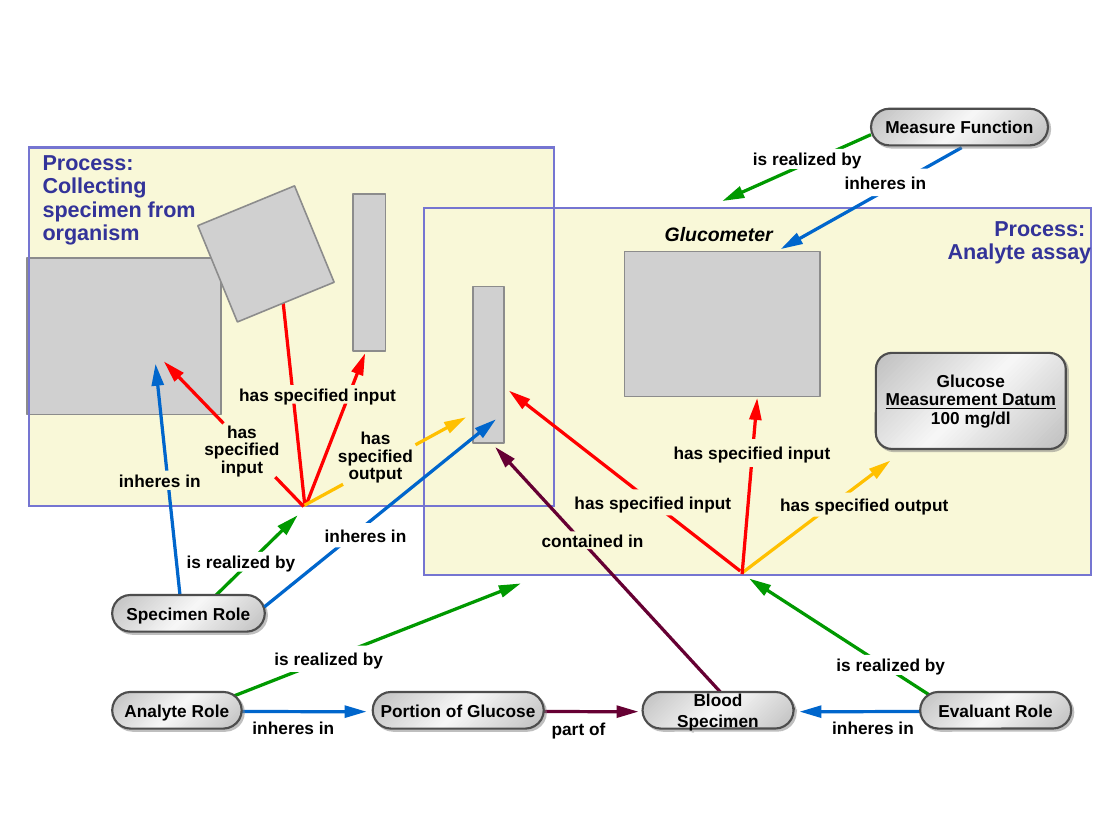
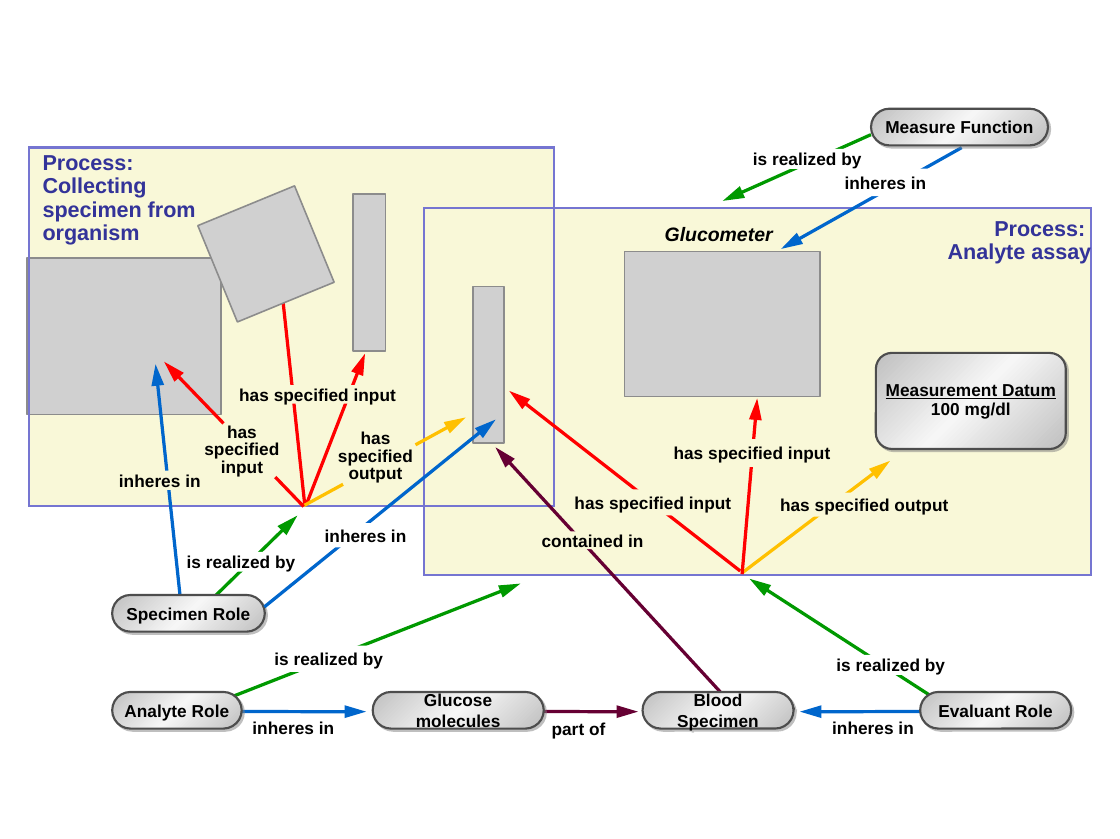
Before and after one commit to jamesaoverton/obi-backup, a slide deck: slide 1 of docs/papers/release/Figures/Figure 2.ppt. Drawn at 1120x839 pixels with LibreOffice and Linux fonts; fonts in the diff are those of the drawing; grey boxes stand for pictures. Boxes give left, top, right and bottom in pixels: in the first picture for what was removed or moved away, otherwise in the second. Text is boxed around its words. In the diff, an @@ line names an element or a change of style, - is before the commit and + after.

```diff
--- a/docs/papers/release/Figures/Figure 2.ppt
+++ b/docs/papers/release/Figures/Figure 2.ppt
@@ text at <box>886,384,1056,399</box>: text changed @@
-Glucose Measurement Datum
+Measurement Datum
@@ text in rounded rectangle at <box>416,694,501,730</box>: text changed @@
-Portion of Glucose
+Glucose molecules
```
